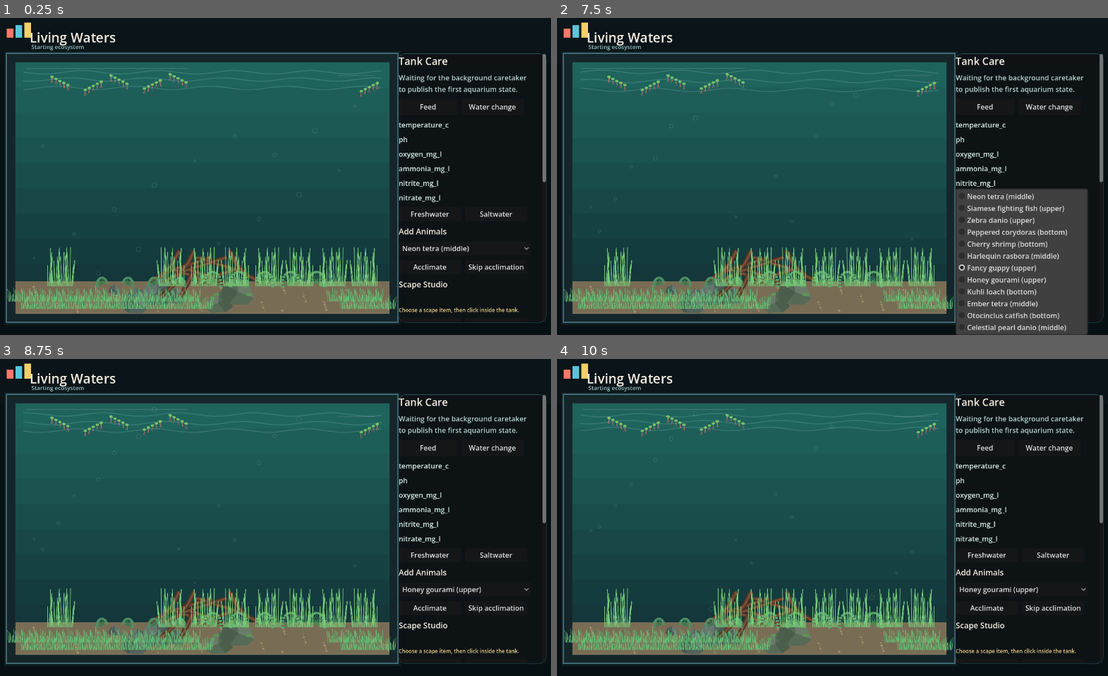
Above: before the commit, frames 1-4 (two rows, left to right).
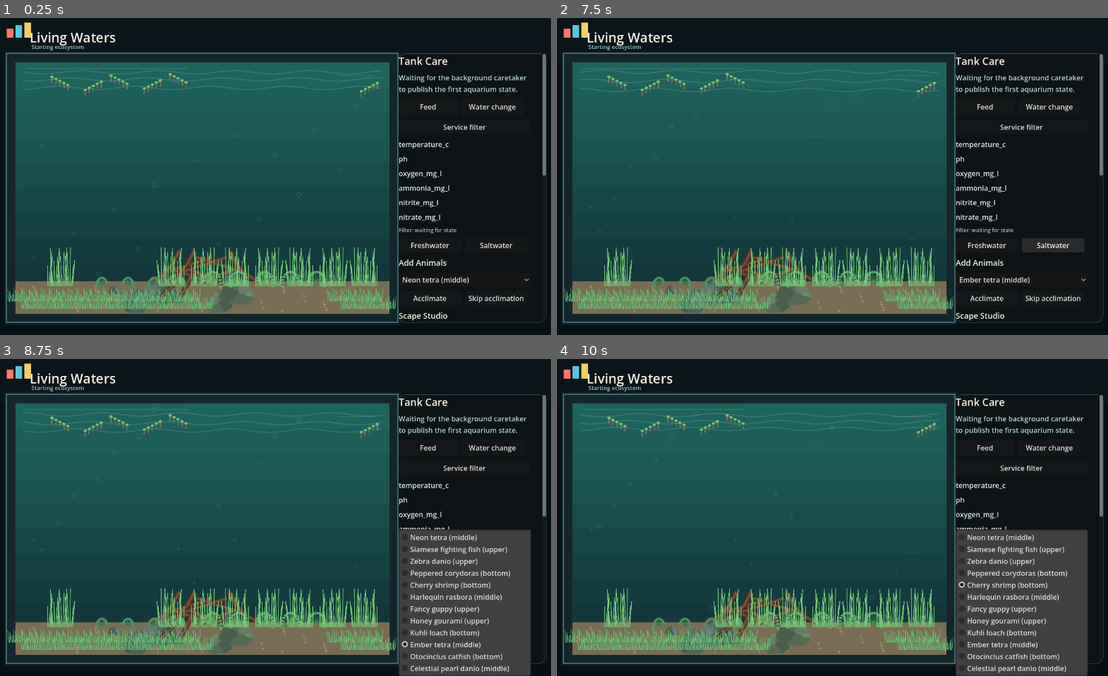
Above: after the commit, the same moments.

Repository: EgeDorukDeveci/living-waters
Game: Godot game, scene res://scenes/main.tscn
Same seed, same stepped clock (60 frames per second), same inputs: the game is played once before the commit and once after it.
Inputs (mouse positions are in pixels of both pictures, inside the frame that each line leads up to):
- Up to frame 1 (0.25 s): no input
- Up to frame 2 (7.5 s): click (1019, 125) at 0.5 s, where only the run after the commit has a clickable "Service filter"; click "Skip acclimation" at 1.25 s; click "Skip acclimation" at 2 s; click "Feed" at 2.75 s; click "Water change" at 3.5 s; click "Freshwater" at 4.25 s; click "Saltwater" at 5 s; click "Neon tetra (middle)" at 5.75 s; click "Acclimate" at 6.5 s; click (1019, 249) at 7.25 s, where only the run before the commit has a clickable "Fancy guppy (upper)"
- Up to frame 3 (8.75 s): click (462, 622) at 8 s, where only the run after the commit has a clickable "Ember tetra (middle)"
- Up to frame 4 (10 s): click (1019, 590) at 8.75 s, where only the run before the commit has a clickable "Honey gourami (upper)"; click (1019, 622) at 9.5 s, where only the run after the commit has a clickable "Cherry shrimp (bottom)"

The runs differ from the first frame. In frame 1, 2.3% of the frame differs, in the area x 72-100%, y 32-96%; in frame 2, 11%; in frame 3, 11%; in frame 4, 11%, in the area x 72-100%, y 32-100%.

Commit message:
Add welfare and filtration realism

Diff:
--- a/scripts/Main.gd
+++ b/scripts/Main.gd
@@ -6,6 +6,7 @@
 const SAND_HEIGHT := 74.0
 const COMMAND_FEED := {"action": "feed", "amount": 0.42}
 const COMMAND_WATER_CHANGE := {"action": "water_change", "fraction": 0.25}
+const COMMAND_SERVICE_FILTER := {"action": "service_filter", "replace_carbon": true}
 
 var root_dir: String
 var state_path: String
@@ -26,6 +27,7 @@
 var status_label: Label
 var summary_label: Label
 var scape_label: Label
+var filter_label: Label
 var tool_label: Label
 var title_label: Label
 var animal_ids: Array = []
@@ -247,12 +249,28 @@
 	change.pressed.connect(func(): _write_command(COMMAND_WATER_CHANGE.duplicate()))
 	buttons.add_child(change)
 
+	var filter_row := HBoxContainer.new()
+	filter_row.add_theme_constant_override("separation", 8)
+	panel.add_child(filter_row)
+	var service_filter := Button.new()
+	service_filter.text = "Service filter"
+	service_filter.custom_minimum_size = Vector2(300, 34)
+	service_filter.pressed.connect(func(): _write_command(COMMAND_SERVICE_FILTER.duplicate()))
+	filter_row.add_child(service_filter)
+
 	for key in ["temperature_c", "ph", "oxygen_mg_l", "ammonia_mg_l", "nitrite_mg_l", "nitrate_mg_l"]:
 		var label := Label.new()
 		label.text = key
 		label.add_theme_color_override("font_color", Color("#d8eee9"))
 		panel.add_child(label)
 		water_labels[key] = label
+
+	filter_label = Label.new()
+	filter_label.text = "Filter: waiting for state"
+	filter_label.autowrap_mode = TextServer.AUTOWRAP_WORD_SMART
+	filter_label.add_theme_font_size_override("font_size", 12)
+	filter_label.add_theme_color_override("font_color", Color("#a8c8bd"))
+	panel.add_child(filter_label)
 
 	var system_row := HBoxContainer.new()
 	system_row.add_theme_constant_override("separation", 8)
@@ -1077,11 +1095,17 @@
 func _refresh_ui() -> void:
 	var summary = state.get("summary", {})
 	var water = state.get("water", {})
+	var welfare = state.get("welfare", {})
 	var status = str(summary.get("status", "stable")).capitalize()
 	var living := int(summary.get("living_animals", 0))
 	var stressed := int(summary.get("stressed_animals", 0))
-	status_label.text = "%s - %d animals - %d stressed" % [status, living, stressed]
-	summary_label.text = "The aquarium keeps living in the background. Open this window to feed, change water, and check what the tank is telling you."
+	status_label.text = "%s - %d animals - %d stressed - welfare %d" % [status, living, stressed, int(summary.get("welfare_score", welfare.get("score", 100)))]
+	var issues: Array = welfare.get("issues", [])
+	if issues.size() > 0:
+		var first_issue: Dictionary = issues[0]
+		summary_label.text = "%s: %s" % [first_issue.get("title", "Welfare issue"), first_issue.get("details", "Check stocking, grouping, cover, and water quality.")]
+	else:
+		summary_label.text = "The aquarium keeps living in the background. Add animals deliberately, acclimate them, and watch water plus welfare signals."
 	var aquarium = state.get("aquarium", {})
 	if scape_label:
 		scape_label.text = "Plants affect nitrate, oxygen, algae, cover, and maintenance. Cover %.0f%% - algae control %.0f%% - upkeep %.0f%%" % [
@@ -1091,6 +1115,16 @@
 		]
 	for key in water_labels.keys():
 		water_labels[key].text = _format_water(key, float(water.get(key, 0.0)))
+	if filter_label:
+		var filter = state.get("equipment", {}).get("filter", {})
+		var media = filter.get("media", {})
+		var mechanical = media.get("mechanical", {})
+		var chemical = media.get("chemical", {})
+		filter_label.text = "Filter: flow %.0f%% - clog %.0f%% - carbon %.0f%%" % [
+			float(filter.get("effective_flow", filter.get("flow", 0.0))) * 100.0,
+			float(mechanical.get("clog", 0.0)) * 100.0,
+			float(chemical.get("carbon_remaining", 0.0)) * 100.0
+		]
 	animal_list.clear()
 	animal_ids.clear()
 	for animal in state.get("animals", []):
@@ -1101,6 +1135,9 @@
 			float(animal.get("acute_stress", 0.0)) * 100.0,
 			float(animal.get("health", 1.0)) * 100.0
 		]
+		var welfare_reasons: Array = animal.get("welfare_reasons", [])
+		if welfare_reasons.size() > 0 and alive:
+			line += " - %s" % welfare_reasons[0]
 		if not alive:
 			line = "%s - died: %s" % [animal.get("name", "animal"), animal.get("cause_of_death", "unknown")]
 		animal_list.add_item(line)
Not shown, changed: README.md
Not shown, changed: background/living_waters_daemon.py
Not shown, changed: background/simulation.py
Not shown, changed: tests/run_tests.py
